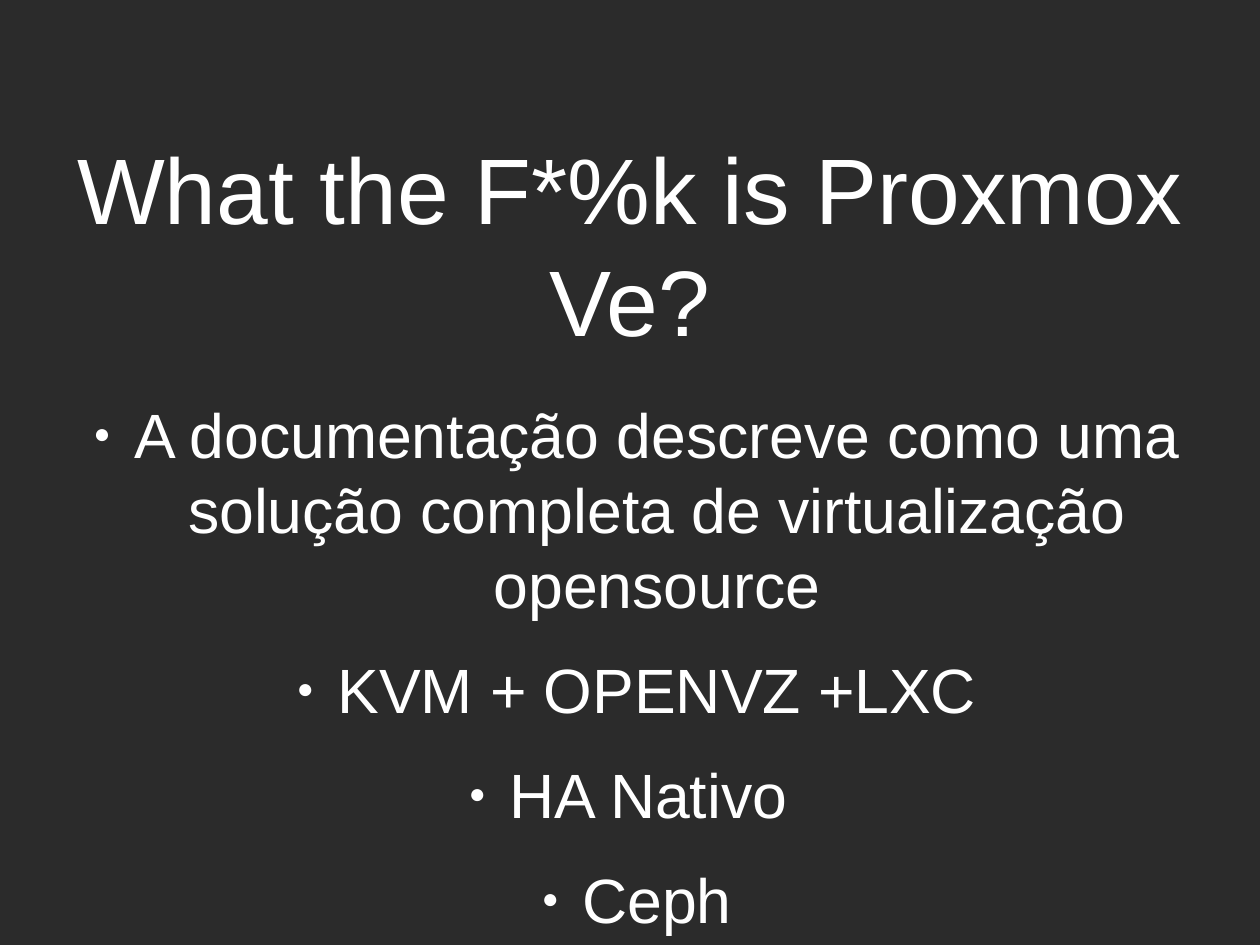
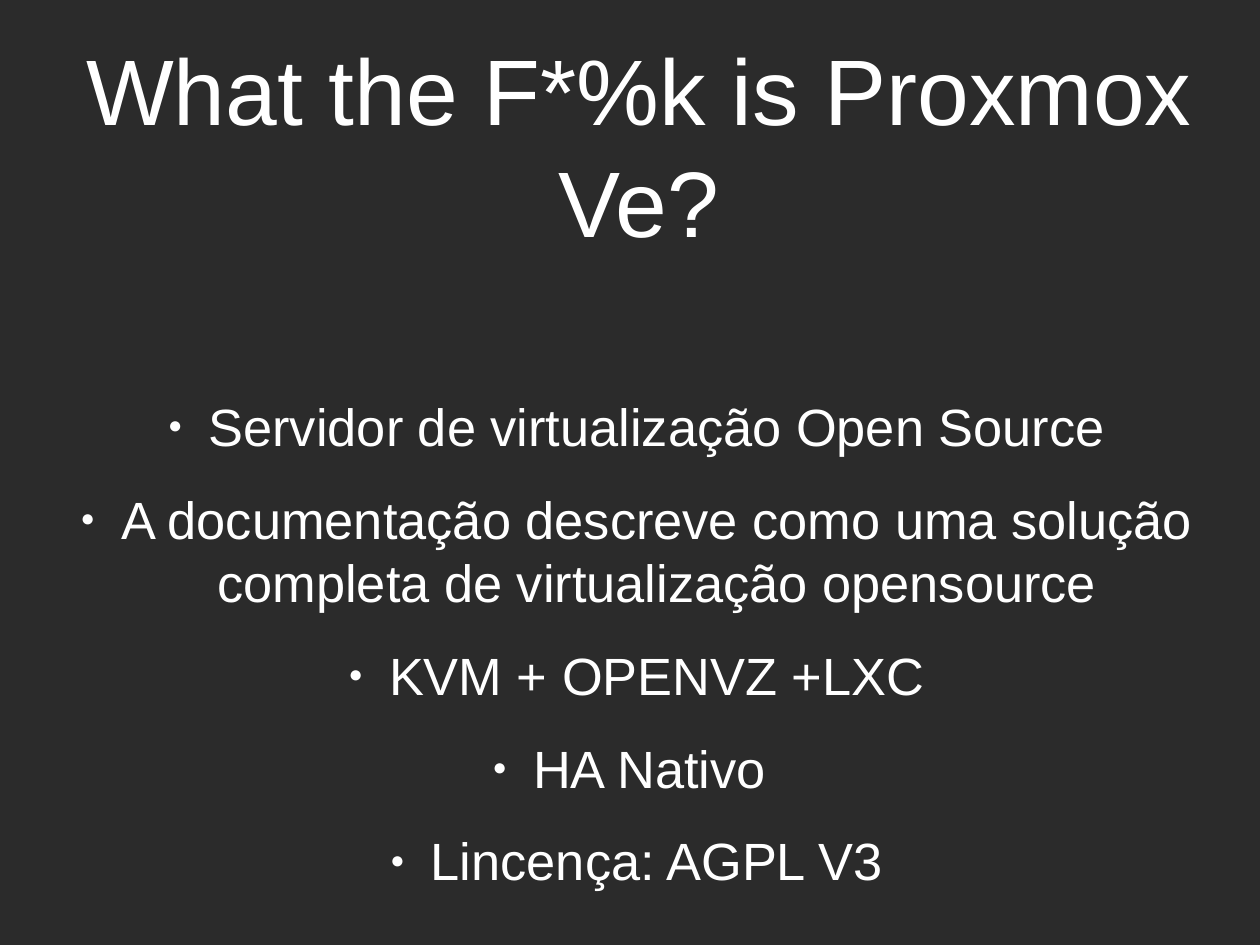
Before and after one commit to matholiveira91/3poticon, a slide deck: slide 10 of proxmoxve.odp. Drawn at 1260x945 pixels with LibreOffice and Linux fonts; fonts in the diff are those of the drawing; background and template pictures are left out; a plain dark background stands for a picture behind light text. Boxes give left, top, right and bottom in pixels: in the first picture for what was removed or moved away, otherwise in the second. Text is boxed around its words. In the diff, an @@ line names an element or a change of style, - is before the commit and + after.

```diff
--- a/proxmoxve.odp
+++ b/proxmoxve.odp
@@ title "What the F*%k is Proxmox ...": place and size @@
-title "What the F*%k is Proxmox ..." at bbox=[77, 156, 1183, 337]
+title "What the F*%k is Proxmox ..." at bbox=[86, 57, 1192, 238]
@@ text "Servidor de virtualização Open Source": place and size @@
-text "Servidor de virtualização Open Source" at bbox=[134, 412, 1180, 819]
+text "Servidor de virtualização Open Source" at bbox=[121, 408, 1192, 891]
@@ text at bbox=[209, 408, 1105, 456]: paragraph added @@
+● Servidor de virtualização Open Source
@@ text at bbox=[121, 501, 1192, 789]: size 39.4 to 33 pt in "A documentação descreve como uma solução completa ...", "KVM + OPENVZ +LXC", "HA Nativo" @@
@@ text at bbox=[431, 842, 883, 891]: text changed; size 39.4 to 33 pt @@
-● Ceph
+● Lincença: AGPL V3
```
Also in this commit, not shown: 2 other slides changed, 2 other files.
